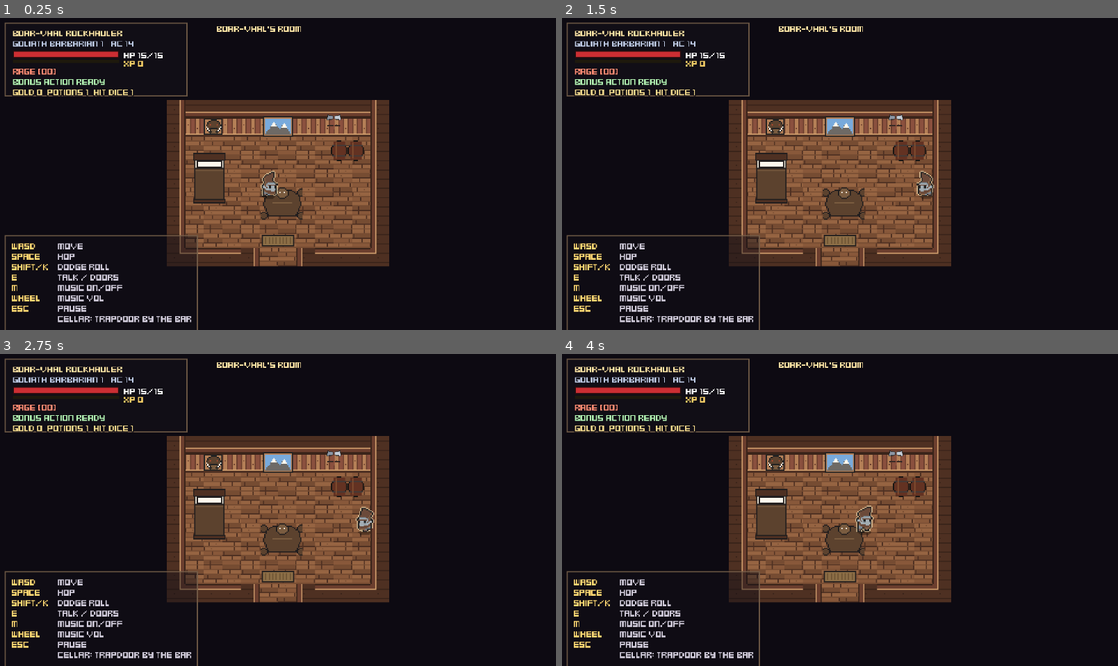
Above: before the commit, frames 1-4 (two rows, left to right).
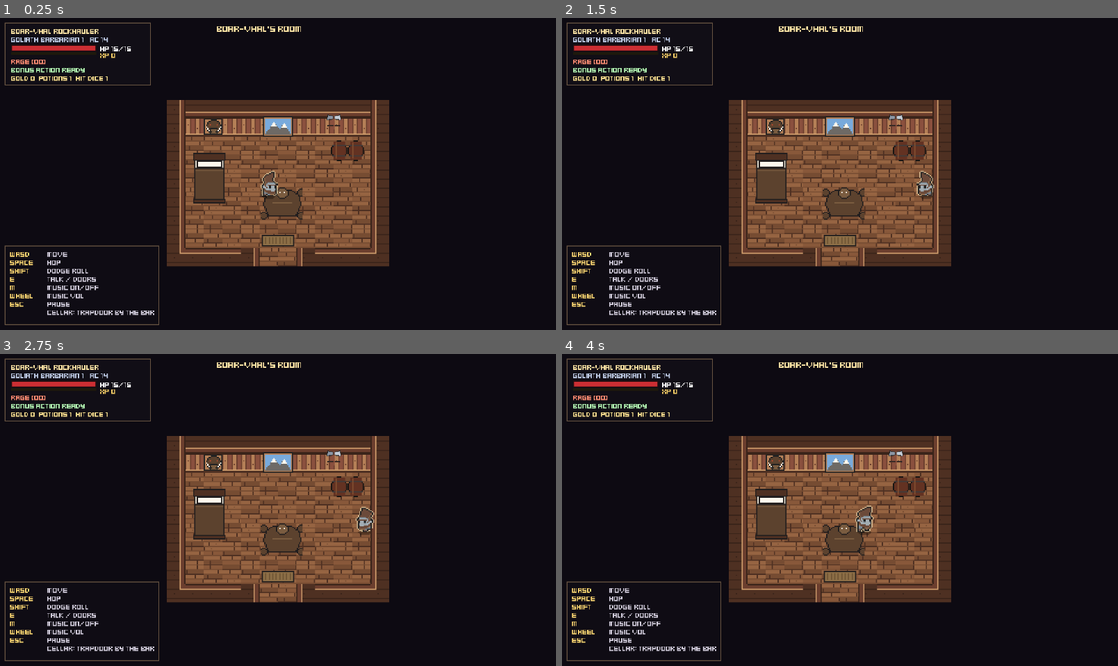
Above: after the commit, the same moments.

Repository: classifiedsecret/table-notes
Game: Godot game, scene res://main.tscn
Same seed, same stepped clock (60 frames per second), same inputs: the game is played once before the commit and once after it.
Inputs (mouse positions are in pixels of both pictures, inside the frame that each line leads up to):
- Up to frame 1 (0.25 s): no input
- Up to frame 2 (1.5 s): tap Enter (confirm) at 0.5 s; move the mouse to (962, 158) at 0.52 s; hold D (move_right) 0.53-1.25 s; tap J (attack) at 0.6 s; click (962, 158) at 0.67 s; tap Space (jump) at 0.77, 1.07 s; tap Shift (dodge) at 0.8 s; drag from (728, 189) to (812, 236) at 1.27 s
- Up to frame 3 (2.75 s): move the mouse to (333, 441) at 2.02 s; hold D (move_right) from 2.03 s (still down); tap L (rage) at 2.1 s; tap Z at 2.3 s
- Up to frame 4 (4 s): release D (move_right) at 2.75 s; drag from (812, 572) to (673, 463) at 2.77 s; tap Enter (confirm) at 3.5 s; move the mouse to (1006, 556) at 3.52 s; hold A (move_left) from 3.53 s (still down); tap C at 3.6 s; tap Space (jump) at 3.77 s; tap K at 3.8 s

The runs differ from the first frame. In frame 1, 5.5% of the frame differs, in the area x 0-36%, y 1-100%; in frame 2, 5.5%; in frame 3, 5.5%; in frame 4, 5.5%.

Commit message:
Vanguard's Descent: inn is a long rest, smaller HUD, side couch and round tables
- Returning to the Gryphon's Roost is a long rest: full HP, all Hit Dice, rages, slots.
- Corner readouts (hero, roll stats, roll log, key hints, battle menus) drawn at 80%,
  with padding so the last line clears the bottom border.
- K no longer rolls (Shift and C do).
- The couch now stands against the west wall facing the room, with Suilean on it.
- Four round tables with stools added to the taproom.

Co-Authored-By: Claude Opus 5.5 <noreply@anthropic.com>
Claude-Session: https://claude.ai/code/session_01FFZszJXgzQJUaVBRjoWg3e

Diff:
--- a/game/src/scripts/data/kits.gd
+++ b/game/src/scripts/data/kits.gd
@@ -233,7 +233,7 @@
 ## Key hints for the run, per hero: [key, what it does].
 static func hints(key: String) -> Array:
 	var head := [["WASD", "MOVE"], ["SPACE", "HOP"]]
-	var tail := [["SHIFT/K", "DODGE ROLL"], ["E", "USE"], ["H", "POTION"], ["TAB", "ROLL LOG"], ["WHEEL", "MUSIC VOL"], ["ESC", "PAUSE"]]
+	var tail := [["SHIFT", "DODGE ROLL"], ["E", "USE"], ["H", "POTION"], ["TAB", "ROLL LOG"], ["WHEEL", "MUSIC VOL"], ["ESC", "PAUSE"]]
 	var mid: Array = []
 	match key:
 		"ceridwen": mid = [["J", "FIRE BOLT"], ["L", "MAGIC MISSILE"], ["R", "SCORCHING RAY"], ["U", "FORESIGHT"]]
--- a/game/src/scripts/game/battle.gd
+++ b/game/src/scripts/game/battle.gd
@@ -7,6 +7,7 @@
 const T := 16
 const REACH_HERO := 1
 const NO_CELL := Vector2i(-99, -99)
+const MENU_TOP := 64.0     # just below the (scaled) hero panel
 
 var game: Node
 var active := false
@@ -465,7 +466,7 @@
 			l.label_settings.font_color = Color(0.45, 1.0, 0.45)
 		else:
 			l.label_settings.font_color = Color(0.92, 0.92, 0.9)
-	menu_panel.size.y = 8.0 + 10.0 * menu_items.size()
+	menu_panel.size.y = 10.0 + 10.0 * menu_items.size()
 	var res := "ACTION %s  BONUS %s  MOVE %d FT" % ["OK" if h_action > 0 else "USED", "OK" if h_bonus > 0 else "USED", h_move * 5]
 	_info(res + "    CLICK OR UP/DOWN + ENTER TO ACT")
 
@@ -1614,7 +1615,9 @@
 	order_panel = top
 	order_label = _label(top, Vector2(5, 3), 8, Color(0.92, 0.9, 0.85))
 	order_label.label_settings.line_spacing = -3.0
-	menu_panel = _panel(Vector2(4, 72), Vector2(186, 100))
+	menu_panel = _panel(Vector2(4, MENU_TOP), Vector2(186, 100))
+	menu_panel.scale = Vector2.ONE * Hud.UI_SCALE
+	order_panel.scale = Vector2.ONE * Hud.UI_SCALE
 	menu_label = _label(menu_panel, Vector2(6, 4), 8, Color.WHITE)
 	menu_lines.clear()
 	for i in 14:
@@ -1625,12 +1628,12 @@
 	intent_label.size = Vector2(280, 22)
 	intent_label.autowrap_mode = TextServer.AUTOWRAP_WORD_SMART
 	intent_label.horizontal_alignment = HORIZONTAL_ALIGNMENT_CENTER
-	# Turn info and controls use the bottom line of the screen (the run's key hints are hidden in battle).
-	info_label = _label(ui, Vector2(0, 259), 8, Color(0.7, 0.85, 1.0))
-	info_label.size = Vector2(480, 10)
-	info_label.horizontal_alignment = HORIZONTAL_ALIGNMENT_CENTER
-	info_label.autowrap_mode = TextServer.AUTOWRAP_WORD_SMART
-	info_label.horizontal_alignment = HORIZONTAL_ALIGNMENT_CENTER
+		# Bottom-left, at the HUD's 80% scale, clear of the roll log in the bottom-right corner.
+	info_label = _label(ui, Vector2(6, 258), 8, Color(0.7, 0.85, 1.0))
+	info_label.size = Vector2(390, 10)
+	info_label.pivot_offset = Vector2(0, 10)
+	info_label.scale = Vector2.ONE * Hud.UI_SCALE
+	info_label.clip_text = true
 	game.hud.hints.visible = false
 	game.hud.room_label.visible = false
 	_show_intent()
@@ -1682,8 +1685,12 @@
 	order_label.text = "\n".join(lines)
 	# The box grows with the initiative list (allies make it longer); the action menu moves below it.
 	var sz := order_label.get_minimum_size()
-	order_panel.size = Vector2(maxf(116.0, sz.x + 10.0), sz.y + 6.0)
-	menu_panel.position.y = maxf(72.0, order_panel.position.y + order_panel.size.y + 4.0) if order_panel.position.x < menu_panel.position.x + menu_panel.size.x else 72.0
+	order_panel.size = Vector2(maxf(116.0, sz.x + 10.0), sz.y + 8.0)
+	# Centred at the top, drawn at the HUD's 80% scale.
+	order_panel.pivot_offset = Vector2(order_panel.size.x / 2.0, 0)
+	order_panel.position.x = 240.0 - order_panel.size.x / 2.0
+	var order_right := 240.0 - order_panel.size.x * Hud.UI_SCALE / 2.0
+	menu_panel.position.y = maxf(MENU_TOP, order_panel.position.y + order_panel.size.y * Hud.UI_SCALE + 4.0) if order_right < menu_panel.position.x + menu_panel.size.x * Hud.UI_SCALE else MENU_TOP
 	if combatants[turn_index].side != "hero":
 		for l in menu_lines:
 			l.visible = false
--- a/game/src/scripts/game/hud.gd
+++ b/game/src/scripts/game/hud.gd
@@ -20,8 +20,9 @@
 var log_label: Label
 var log_title: Label
 var log_open := false
+const UI_SCALE := 0.8         # corner readouts drawn at 80% so they cover less of the room
 const LOG_Y := 255.0          # bottom edge of the screen, minus the collapsed bar
-const LOG_SHUT_H := 13.0
+const LOG_SHUT_H := 14.0
 const LOG_OPEN_H := 86.0
 var banner_label: Label
 var toast_label: Label
@@ -60,7 +61,7 @@
 var dlg_text: Label
 var dlg_yes: Label
 var dlg_no: Label
-const HINTS_INN := [["WASD", "MOVE"], ["SPACE", "HOP"], ["SHIFT/K", "DODGE ROLL"], ["E", "TALK / DOORS"], ["M", "MUSIC ON/OFF"], ["WHEEL", "MUSIC VOL"],
+const HINTS_INN := [["WASD", "MOVE"], ["SPACE", "HOP"], ["SHIFT", "DODGE ROLL"], ["E", "TALK / DOORS"], ["M", "MUSIC ON/OFF"], ["WHEEL", "MUSIC VOL"],
 	["ESC", "PAUSE"], ["", "CELLAR: TRAPDOOR BY THE BAR"]]
 
 var _log: Array[String] = []
@@ -80,8 +81,9 @@
 	root.mouse_filter = Control.MOUSE_FILTER_IGNORE
 	add_child(root)
 
-	var hero := _panel(Vector2(4, 4), Vector2(158, 64))
+	var hero := _panel(Vector2(4, 4), Vector2(158, 68))
 	hero_panel = hero
+	hero.scale = Vector2.ONE * UI_SCALE
 	name_label = _label(hero, Vector2(6, 3), "", 8, Color(1, 0.9, 0.65))
 	title_label = _label(hero, Vector2(6, 12), "", 8, Color(0.75, 0.8, 0.9))
 	_rect(hero, Vector2(6, 23), Vector2(92, 7), Color(0.15, 0.05, 0.06))
@@ -100,8 +102,10 @@
 	room_label.autowrap_mode = TextServer.AUTOWRAP_WORD_SMART
 	room_label.horizontal_alignment = HORIZONTAL_ALIGNMENT_CENTER
 
-	var sp := _panel(Vector2(286, 4), Vector2(190, 22))
+	var sp := _panel(Vector2(286, 4), Vector2(190, 24))
 	stats_panel = sp
+	sp.pivot_offset = Vector2(190, 0)      # shrinks toward the top-right corner
+	sp.scale = Vector2.ONE * UI_SCALE
 	stats_label = _label(sp, Vector2(5, 2), "", 8, Color(0.9, 0.9, 0.85))
 	rule_label = _label(sp, Vector2(5, 11), "", 8, Color(0.7, 0.75, 0.85))
 
@@ -308,12 +312,16 @@
 		acts.append(str(h[1]))
 	_hint_keys.text = "\n".join(ks)
 	_hint_acts.text = "\n".join(acts)
-	var h := 6.0 + 9.0 * list.size()
+	var h := 8.0 + 9.0 * list.size()
 	var w := 45.0 + _hint_acts.label_settings.font.get_multiline_string_size(_hint_acts.text, HORIZONTAL_ALIGNMENT_LEFT, -1, 8).x + 6.0
 	hints.position = Vector2(4, 266.0 - h)
 	hints.size = Vector2(w, h)
 	hints.reset_size()
 	hints.size = Vector2(w, h)
+	# The panel may grow to fit its text: anchor its real bottom edge just above the screen's.
+	hints.position.y = 266.0 - hints.size.y
+	hints.pivot_offset = Vector2(0, hints.size.y)   # shrinks toward the bottom-left corner
+	hints.scale = Vector2.ONE * UI_SCALE
 
 
 ## The hint list fades when the hero walks behind it.
@@ -411,6 +419,8 @@
 	log_panel.custom_minimum_size = Vector2(190, h)
 	log_panel.size = Vector2(190, h)
 	log_panel.position = Vector2(286, LOG_Y + LOG_SHUT_H - h)
+	log_panel.pivot_offset = Vector2(190, h)   # shrinks toward the bottom-right corner
+	log_panel.scale = Vector2.ONE * UI_SCALE
 	log_label.visible = on
 	log_title.clip_text = true
 	log_title.size = Vector2(181, 10)
@@ -521,6 +531,9 @@
 
 func _process(delta: float) -> void:
 	_fade_hints()
+	if hints and hints.position.y != 266.0 - hints.size.y:
+		hints.position.y = 266.0 - hints.size.y   # its text can resize it a frame later
+		hints.pivot_offset = Vector2(0, hints.size.y)
 	if game and game.clicked() and mouse_over_log():
 		_set_log_open(not log_open)
 	if _banner_t > 0.0:
--- a/game/src/scripts/game/main.gd
+++ b/game/src/scripts/game/main.gd
@@ -105,7 +105,7 @@
 	var keys := {
 		"move_left": [KEY_A, KEY_LEFT], "move_right": [KEY_D, KEY_RIGHT], "move_down": [KEY_S, KEY_DOWN],
 		"move_up": [KEY_W, KEY_UP],
-		"jump": [KEY_SPACE, KEY_W, KEY_UP], "attack": [KEY_J, KEY_Z], "dodge": [KEY_K, KEY_SHIFT, KEY_C],
+		"jump": [KEY_SPACE, KEY_W, KEY_UP], "attack": [KEY_J, KEY_Z], "dodge": [KEY_SHIFT, KEY_C],
 		"rage": [KEY_L, KEY_Q], "toggle_log": [KEY_TAB, KEY_I], "confirm": [KEY_ENTER, KEY_KP_ENTER],
 		"interact": [KEY_E, KEY_F], "potion": [KEY_H], "reckless": [KEY_R], "echo": [KEY_U],
 		"back": [KEY_ESCAPE, KEY_BACKSPACE], "test_down": [KEY_F2], "music": [KEY_M], "form": [KEY_Y],
@@ -287,6 +287,8 @@
 	if first and phase == Phase.TAVERN:
 		# Every hero starts the day in their own room.
 		var rs: Array = inn.room_spawn(hero.key)
+		if _arg_value("map") != "":
+			rs = [_arg_value("map"), _arg_value("spawn")]   # test switch: ?map=taproom&spawn=door
 		inn.go(rs[0], rs[1])
 	if not first:
 		if phase == Phase.CARD:
@@ -512,6 +514,24 @@
 				_refresh_tavern()
 
 
+## Back at the Gryphon's Roost counts as a long rest (2024 rules): full hit points, every spent
+## Hit Point Die back, rages and spell slots restored.
+func _long_rest() -> void:
+	if not is_instance_valid(player) or hero == null:
+		return
+	var was_hurt: bool = player.hp < player.max_hp or hit_dice < hero.level
+	if player.is_down() or player.state == Player.State.DEAD:
+		player.revive_full()
+	player.hp = player.max_hp
+	hit_dice = hero.level
+	player.rage_uses = player.stats.rage_uses
+	player.used_second_wind = false
+	player.kit.long_rest()
+	player.hp_changed.emit()
+	if was_hurt:
+		log_line("A long rest at the Gryphon's Roost: hit points, Hit Dice, and spells restored.")
+
+
 # ---------------- runs ----------------
 
 func _start_run() -> void:
@@ -695,6 +715,7 @@
 ## Back in the Gryphon's Roost: at the front door on first arrival, at the cellar door after a delve.
 func _enter_inn(at_cellar := false) -> void:
 	music.play("tavern", 2.0)
+	_long_rest()
 	_clear_companions()
 	_load_room("", true)
 	if not inn.is_inside_tree():
@@ -708,6 +729,9 @@
 		inn.go("taproom", "cellar")
 	else:
 		var rs: Array = inn.room_spawn(hero.key)
+		if _arg_value("map") != "" and not has_meta("map_used"):
+			set_meta("map_used", true)
+			rs = [_arg_value("map"), _arg_value("spawn")]   # test switch: ?map=taproom&spawn=door
 		inn.go(rs[0], rs[1])
 
 
--- a/game/src/scripts/td/td_art_rects.gd
+++ b/game/src/scripts/td/td_art_rects.gd
@@ -2,74 +2,77 @@
 ## Generated by tools/make_td_inn_art.py: regions in td_inn.png.
 
 const RECTS := {
-	"bar_end": Rect2(467, 0, 18, 28),
-	"bar_mid": Rect2(70, 82, 18, 16),
-	"bar_top": Rect2(51, 82, 18, 16),
+	"bar_end": Rect2(490, 0, 18, 28),
+	"bar_mid": Rect2(121, 82, 18, 16),
+	"bar_top": Rect2(102, 82, 18, 16),
 	"bed_fur": Rect2(33, 0, 28, 44),
-	"bed_moss": Rect2(183, 0, 22, 34),
-	"bed_purple": Rect2(127, 0, 22, 36),
-	"bedroll": Rect2(489, 82, 20, 10),
-	"bones": Rect2(20, 99, 16, 8),
-	"candle": Rect2(15, 99, 4, 8),
-	"cave_cap": Rect2(123, 82, 16, 16),
-	"cave_cap_l": Rect2(242, 82, 16, 16),
-	"cave_cap_r": Rect2(259, 82, 16, 16),
-	"cave_corner_se": Rect2(225, 82, 16, 16),
-	"cave_corner_sw": Rect2(208, 82, 16, 16),
-	"cave_face": Rect2(106, 82, 16, 16),
-	"cave_mass": Rect2(140, 82, 16, 16),
-	"cave_side_l": Rect2(157, 82, 16, 16),
-	"cave_side_r": Rect2(174, 82, 16, 16),
-	"cave_south": Rect2(191, 82, 16, 16),
-	"chair_back": Rect2(295, 53, 12, 18),
-	"chair_front": Rect2(282, 53, 12, 18),
-	"chair_side": Rect2(308, 53, 12, 18),
-	"cot": Rect2(239, 0, 18, 32),
-	"couch_back": Rect2(235, 53, 46, 20),
-	"counter_kitchen": Rect2(368, 82, 30, 12),
-	"dirt_1": Rect2(276, 82, 16, 16),
-	"dirt_2": Rect2(293, 82, 16, 16),
-	"dirt_3": Rect2(310, 82, 16, 16),
-	"dirt_4": Rect2(327, 82, 16, 16),
-	"door_wood": Rect2(386, 0, 22, 30),
-	"doormat": Rect2(447, 82, 28, 10),
-	"floor_1": Rect2(321, 53, 16, 16),
-	"floor_2": Rect2(338, 53, 16, 16),
-	"floor_3": Rect2(355, 53, 16, 16),
-	"floor_4": Rect2(372, 53, 16, 16),
-	"glowcap": Rect2(476, 82, 12, 10),
+	"bed_moss": Rect2(206, 0, 22, 34),
+	"bed_purple": Rect2(150, 0, 22, 36),
+	"bedroll": Rect2(42, 99, 20, 10),
+	"bones": Rect2(83, 99, 16, 8),
+	"candle": Rect2(78, 99, 4, 8),
+	"cave_cap": Rect2(174, 82, 16, 16),
+	"cave_cap_l": Rect2(293, 82, 16, 16),
+	"cave_cap_r": Rect2(310, 82, 16, 16),
+	"cave_corner_se": Rect2(276, 82, 16, 16),
+	"cave_corner_sw": Rect2(259, 82, 16, 16),
+	"cave_face": Rect2(157, 82, 16, 16),
+	"cave_mass": Rect2(191, 82, 16, 16),
+	"cave_side_l": Rect2(208, 82, 16, 16),
+	"cave_side_r": Rect2(225, 82, 16, 16),
+	"cave_south": Rect2(242, 82, 16, 16),
+	"chair_back": Rect2(324, 53, 12, 18),
+	"chair_front": Rect2(311, 53, 12, 18),
+	"chair_side": Rect2(337, 53, 12, 18),
+	"cot": Rect2(262, 0, 18, 32),
+	"couch_back": Rect2(264, 53, 46, 20),
+	"couch_side": Rect2(62, 0, 22, 42),
+	"counter_kitchen": Rect2(419, 82, 30, 12),
+	"dirt_1": Rect2(327, 82, 16, 16),
+	"dirt_2": Rect2(344, 82, 16, 16),
+	"dirt_3": Rect2(361, 82, 16, 16),
+	"dirt_4": Rect2(378, 82, 16, 16),
+	"door_wood": Rect2(409, 0, 22, 30),
+	"doormat": Rect2(0, 99, 28, 10),
+	"floor_1": Rect2(371, 53, 16, 16),
+	"floor_2": Rect2(388, 53, 16, 16),
+	"floor_3": Rect2(405, 53, 16, 16),
+	"floor_4": Rect2(422, 53, 16, 16),
+	"glowcap": Rect2(29, 99, 12, 10),
 	"goblin_tent": Rect2(37, 53, 34, 28),
-	"keg_rack": Rect2(176, 53, 34, 22),
-	"mug_pair": Rect2(0, 99, 14, 8),
+	"keg_rack": Rect2(205, 53, 34, 22),
+	"mug_pair": Rect2(63, 99, 14, 8),
 	"pelt": Rect2(0, 53, 36, 28),
-	"plate": Rect2(37, 99, 10, 6),
-	"puddle": Rect2(399, 82, 28, 12),
-	"rocks": Rect2(428, 82, 18, 11),
-	"rug_big": Rect2(62, 0, 64, 40),
-	"rug_round": Rect2(118, 53, 36, 24),
-	"runner": Rect2(89, 82, 16, 16),
-	"sconce": Rect2(357, 82, 10, 14),
-	"stage": Rect2(289, 0, 96, 30),
-	"stairs_down": Rect2(206, 0, 32, 32),
+	"plate": Rect2(100, 99, 10, 6),
+	"puddle": Rect2(450, 82, 28, 12),
+	"rocks": Rect2(479, 82, 18, 11),
+	"rug_big": Rect2(85, 0, 64, 40),
+	"rug_round": Rect2(147, 53, 36, 24),
+	"runner": Rect2(140, 82, 16, 16),
+	"sconce": Rect2(408, 82, 10, 14),
+	"stage": Rect2(312, 0, 96, 30),
+	"stairs_down": Rect2(229, 0, 32, 32),
 	"stairs_up": Rect2(0, 0, 32, 52),
-	"stalagmite": Rect2(211, 53, 14, 22),
-	"stool": Rect2(344, 82, 12, 14),
+	"stalagmite": Rect2(240, 53, 14, 22),
+	"stool": Rect2(395, 82, 12, 14),
 	"table": Rect2(85, 53, 32, 24),
-	"table_small": Rect2(155, 53, 20, 22),
-	"throne": Rect2(258, 0, 30, 32),
-	"torch_post": Rect2(226, 53, 8, 22),
+	"table_round": Rect2(118, 53, 28, 24),
+	"table_round_small": Rect2(350, 53, 20, 18),
+	"table_small": Rect2(184, 53, 20, 22),
+	"throne": Rect2(281, 0, 30, 32),
+	"torch_post": Rect2(255, 53, 8, 22),
 	"totem": Rect2(72, 53, 12, 26),
-	"trapdoor": Rect2(150, 0, 32, 34),
-	"tunnel": Rect2(409, 0, 28, 30),
-	"tunnel_barred": Rect2(438, 0, 28, 30),
-	"wall_cap": Rect2(406, 53, 16, 16),
-	"wall_cap_l": Rect2(17, 82, 16, 16),
-	"wall_cap_r": Rect2(34, 82, 16, 16),
-	"wall_corner_se": Rect2(0, 82, 16, 16),
-	"wall_corner_sw": Rect2(491, 53, 16, 16),
-	"wall_face": Rect2(389, 53, 16, 16),
-	"wall_mass": Rect2(423, 53, 16, 16),
-	"wall_side_l": Rect2(440, 53, 16, 16),
-	"wall_side_r": Rect2(457, 53, 16, 16),
-	"wall_south": Rect2(474, 53, 16, 16),
+	"trapdoor": Rect2(173, 0, 32, 34),
+	"tunnel": Rect2(432, 0, 28, 30),
+	"tunnel_barred": Rect2(461, 0, 28, 30),
+	"wall_cap": Rect2(456, 53, 16, 16),
+	"wall_cap_l": Rect2(68, 82, 16, 16),
+	"wall_cap_r": Rect2(85, 82, 16, 16),
+	"wall_corner_se": Rect2(51, 82, 16, 16),
+	"wall_corner_sw": Rect2(34, 82, 16, 16),
+	"wall_face": Rect2(439, 53, 16, 16),
+	"wall_mass": Rect2(473, 53, 16, 16),
+	"wall_side_l": Rect2(490, 53, 16, 16),
+	"wall_side_r": Rect2(0, 82, 16, 16),
+	"wall_south": Rect2(17, 82, 16, 16),
 }
--- a/game/src/scripts/td/td_maps.gd
+++ b/game/src/scripts/td/td_maps.gd
@@ -44,7 +44,7 @@
 		"props": [
 			["fireplace", 4.5, 3.0, {"solid": [44, 10]}],
 			["rug_big", 4.5, 5.4, {"floor": true}],
-			["couch_back", 4.5, 7.25, {"solid": [44, 8]}],
+			["couch_side", 1.75, 8.0, {"solid": [20, 40]}],
 			["stage", 11.5, 3.0, {"floor": true}],
 			["banner_green", 8.0, 2.0, {"wall": true}], ["banner_green", 15.0, 2.0, {"wall": true}],
 			["window", 7.5, 2.0, {"wall": true}], ["window", 17.5, 2.0, {"wall": true}],
@@ -66,13 +66,22 @@
 			["table_small", 8.5, 14.4, {"solid": [18, 8], "on": [["candle", 0, -16]]}],
 			["chair_front", 8.5, 13.09, {}],
 			["trapdoor", 31.5, 13.75, {"floor": true}],
+			# Round tables with stools around them.
+			["table_round", 20.5, 8.0, {"solid": [24, 8], "on": [["mug_pair", -4, -12]]}],
+			["stool", 19.0, 8.1, {}], ["stool", 22.0, 8.1, {}], ["stool", 20.5, 6.6, {}],
+			["table_round", 22.5, 13.8, {"solid": [24, 8], "on": [["plate", 3, -11], ["candle", -5, -13]]}],
+			["stool", 21.0, 13.9, {}], ["stool", 24.0, 13.9, {}],
+			["table_round_small", 5.0, 11.5, {"solid": [16, 6], "on": [["candle", 0, -10]]}],
+			["stool", 3.8, 11.6, {}], ["stool", 6.2, 11.6, {}],
+			["table_round_small", 14.5, 6.6, {"solid": [16, 6], "on": [["mug_pair", 0, -9]]}],
+			["stool", 13.3, 6.7, {}], ["stool", 15.7, 6.7, {}],
 			["doormat", 5.0, 15.5, {"floor": true}],
 			["plant_tall", 1.5, 15.8, {"solid": [10, 6]}], ["plant_pot", 34.4, 15.8, {"solid": [10, 6]}],
 			["barrel", 34.4, 10.2, {"solid": [12, 6], "tint": BARREL}], ["barrel", 34.4, 11.3, {"solid": [12, 6], "tint": BARREL}],
 		],
 		"bar_solid": Rect2(27 * 16, 3 * 16, 16, 7 * 16 - 2),
 		"npcs": [
-			["npc_suilean", 4.5, 6.25, 1, true],
+			["npc_suilean", 1.9, 8.05, 1, true, null, 22],
 			["npc_bard", 11.0, 3.3, 1, false],
 			["npc_orfi", 13.2, 3.4, -1, true],
 			["npc_dishwasher", 23.6, 3.1, -1, false],
Binary file changed: game/src/assets/sprites/td_inn.png
Not shown, changed: game/index.pck
